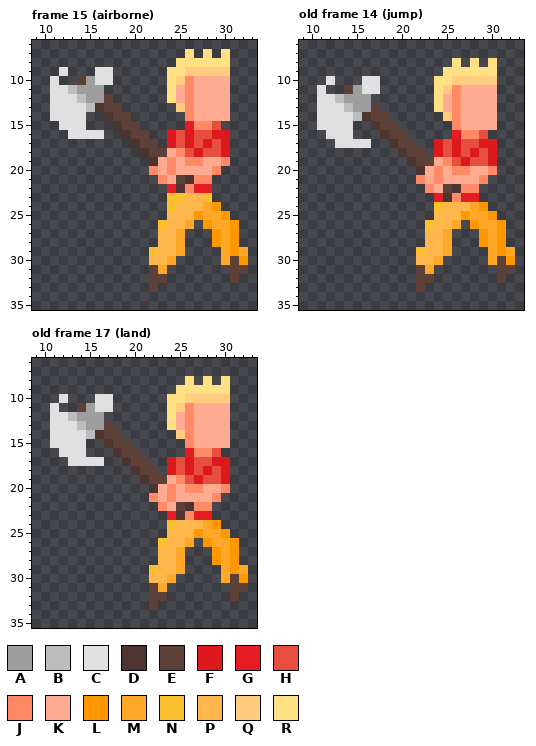
File history of a pixel-art file, assets/characters/abram.aseprite. Above is the file before it was changed.
48x42 pixels, 69 frames. Colours within 5 levels of each other are drawn and written as one. Shown: frame 15 (airborne): x 9..33, y 6..35; old frame 14 (jump): x 9..33, y 6..35; old frame 17 (land): x 9..33, y 6..35. The commit also changed other frames, which this record leaves out.
Visible layers, top first: "effect", "axe", "head", "arms", "body", "legs".
Palette (. is transparent): A #9e9e9e  B #bdbdbd  C #e0e0e0  D #4e342e  E #5d4037  F #dd191d  G #e51c23  H #e84e40  J #ff8a65  K #ffab91  L #ff9800  M #ffa726  N #fbc02d  P #ffb74d  Q #ffcc80  R #ffe082
Pixels before, frame 15 (airborne), first column x 11:
 7 ...............R.R.R..
 8 ..............RRRRRR..
 9 .C...CC......RRQQQQQ..
10 C..EACC......RQJKKKK..
11 CCBAAA.......RKJKKKK..
12 CCCBAAE......RKJKKKK..
13 CCCCBDEE......QJKKKK..
14 CCCC..DEE......JKKKK..
15 .CCC...DEE.....GJJH...
16 ..CCCC..DEE..FHFHHFF..
17 .........DEE.FHFHFHF..
18 ..........DEEKJHFHHF..
19 ...........DKJKJJKKJ..
20 ...........JKJKKKKJ...
21 ............JKEDJJ....
22 .............GDJGG....
23 .............NNPPN....
24 .............NPPPML...
25 .............PPPLMML..
26 ............NPPM.LMML.
27 ............PPM...LML.
28 ............PPM...LML.
29 ...........NPPM....MLM
30 ...........PPM.....MEL
31 ...........EM.......EE
32 ...........EE.......E.
33 ...........E..........
Pixels before, old frame 14 (jump), first column x 11:
 8 ...............R.R.R..
 9 ..............RRRRRR..
10 .C...CC......RRQQQQQ..
11 C..EACC......RQJKKKK..
12 CCBAAA.......RKJKKKK..
13 CCCBAAE......RKJKKKK..
14 CCCCBDEE......QJKKKK..
15 CCCC..DEE......JKKKK..
16 .CCC...DEE.....GJJH...
17 ..CCCC..DEE..FHFHHFF..
18 .........DEE.FHFHFHF..
19 ..........DEEKJHFHHF..
20 ...........DKJKJJKKJ..
21 ...........JKJKKKKJ...
22 ............JKEDJJ....
23 .............GDJGG....
24 .............NPPPML...
25 .............PPPLMML..
26 ............NPPM.LMML.
27 ............PPM...LML.
28 ............PPM...LML.
29 ...........NPPM....MLM
30 ...........PPM.....MEL
31 ...........EM.......EE
32 ...........EE.......E.
33 ...........E..........
Pixels before, old frame 17 (land), first column x 11:
 8 ...............R.R.R..
 9 ..............RRRRRR..
10 .C...CC......RRQQQQQ..
11 C..EACC......RQJKKKK..
12 CCBAAA.......RKJKKKK..
13 CCCBAAE......RKJKKKK..
14 CCCCBDEE......QJKKKK..
15 CCCC..DEE......JKKKK..
16 .CCC...DEE.....GJJH...
17 ..CCCC..DEE..FHFHHFF..
18 .........DEE.FHFHFHF..
19 ..........DEEKJHFHHF..
20 ...........DKJKJJKKJ..
21 ...........JKJKKKKJ...
22 ............JKEDJJ....
23 .............GDJGG....
24 .............NPPPML...
25 .............PPPLMML..
26 ............NPPM.LMML.
27 ............PPM...LML.
28 ............PPM...LML.
29 ...........NPPM....MLM
30 ...........PPM.....MEL
31 ...........EM.......EE
32 ...........EE.......E.
33 ...........E..........
New version:
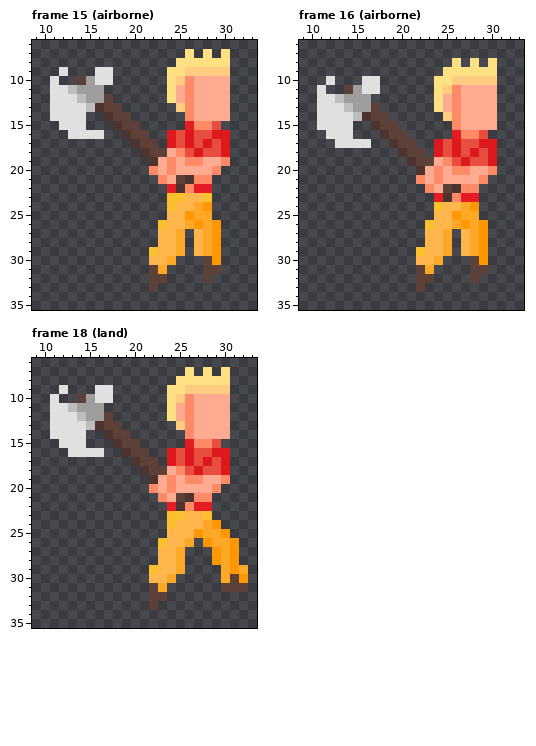
A new or re-ordered frame is compared with the old frame closest to it.
Commit message: updates for abram character sheet and spritesheet
Diff:
frames 69 -> 73
Changed rows in their new state; - is an unchanged pixel.
Frame 15 (airborne), layer "legs":
first column x 26:
24 -ML.---
25 LM-..--
26 -LML..-
27 -PM-..-
28 -PM-..-
29 -PML...
30 --EL...
31 --EE-..
32 --E--.-
Frame 16 (airborne) is new; against old frame 14 (jump), layer "legs": the same change as frame 15 (airborne)
Frame 18 (land) against old frame 17 (land):
first column x 11:
 7 ---------------R-R-R
 8 --------------R-R-R-
 9 -C---CC------R-QQQQQ
10 C.-EA---------QJKKKK
11 -CBA-A.-------K-----
12 --CB--E-------------
13 ---CBD-E-----.Q-----
14 ----..D-E-----.-----
15 .-----.D-E-----GJJH.
16 -.--CC-.D-E--FHFHHFF
17 --....--.D-E-----FH-
18 ---------.D-EKJHFH--
19 ----------.DKJKJJKKJ
20 -----------J---KK-J.
21 -----------.JKEDJJ.-
22 ------------.GDJGG--
23 -------------NNPPN--
first column x 30:
31 E-
32 -.
Pixel boxes of the changes (left, top, right, bottom) in both pictures:
changed: (185, 202, 248, 283)
changed: (452, 202, 515, 283)
changed: (50, 367, 230, 520)
changed: (221, 583, 239, 601)
